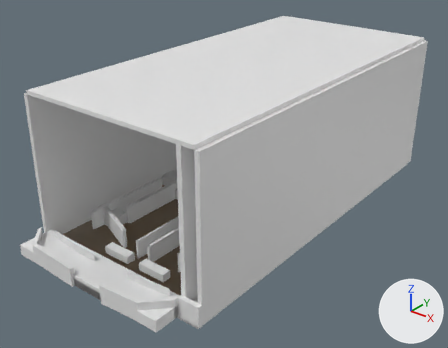
What one commit did to the Blender file assets/src/dragonwar.blend.
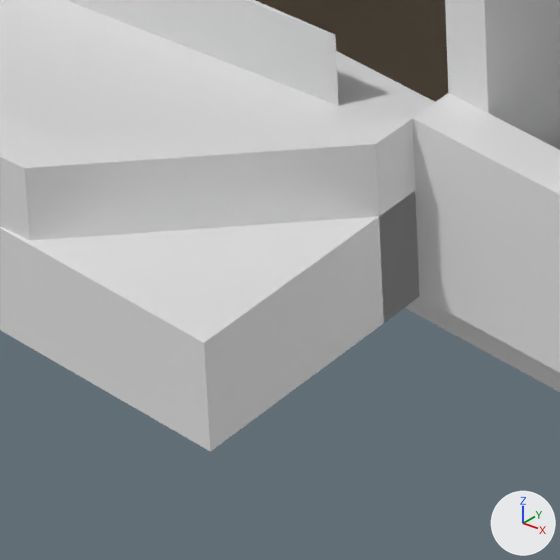
The first picture shows the older version from a 50 mm lens placed at (1.217, -0.79, 0.862), pointed at (0.242, 0.429, 0.106). The close-ups show the older and then the newer version on the part from 30% to 43% of the width and 82% to 99% of the height of that picture. Only the edits that show in the close-ups are written down. Lighting does not change. The marker at lower right points along +X, +Y and +Z.

Objects in the first close-up: 'col_channel_r_1', 'col_channel_r_2', 'col_playfield', 'col_wall_bottom_r', 'col_wall_lane', 'col_wall_lane_bottom', 'sw_drain', 'vis_playfield'.
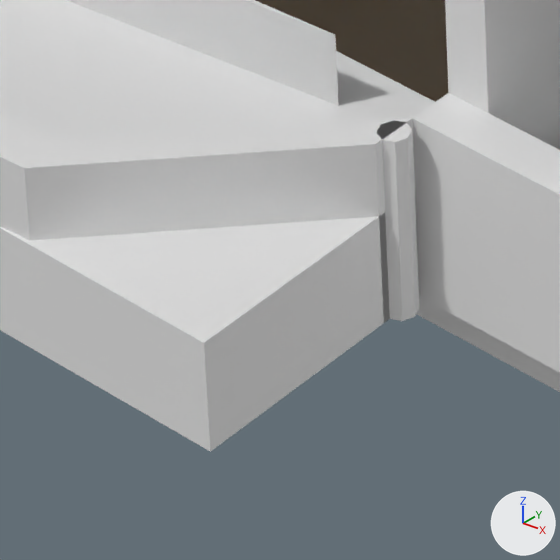
What differs and where, as boxes [x1, y1, x2, y2] in the close-ups (560 x 560 px):
```json
{"object": "col_post_channel_r_1", "change": "added", "after": [377, 120, 419, 321]}
```

Scene script edits in JSON lines:
```json
{"op": "add", "block": "me_col_post_channel_r_1", "code": ["me_col_post_channel_r_1 = bpy.data.meshes.new('col_post_channel_r_1')", "me_col_post_channel_r_1.from_pydata(...)  # an 8-sided cylinder along z spanning x 0.4644..0.4724, y -0.022..-0.014, z 0.0..0.05"]}
{"op": "add", "block": "ob_col_post_channel_r_1", "code": ["ob_col_post_channel_r_1 = bpy.data.objects.new('col_post_channel_r_1', me_col_post_channel_r_1)", "ob_col_post_channel_r_1.parent = ob_playfield_root", "ob_col_post_channel_r_1.location = (0.0, 0.0, 0.0)"]}
```
